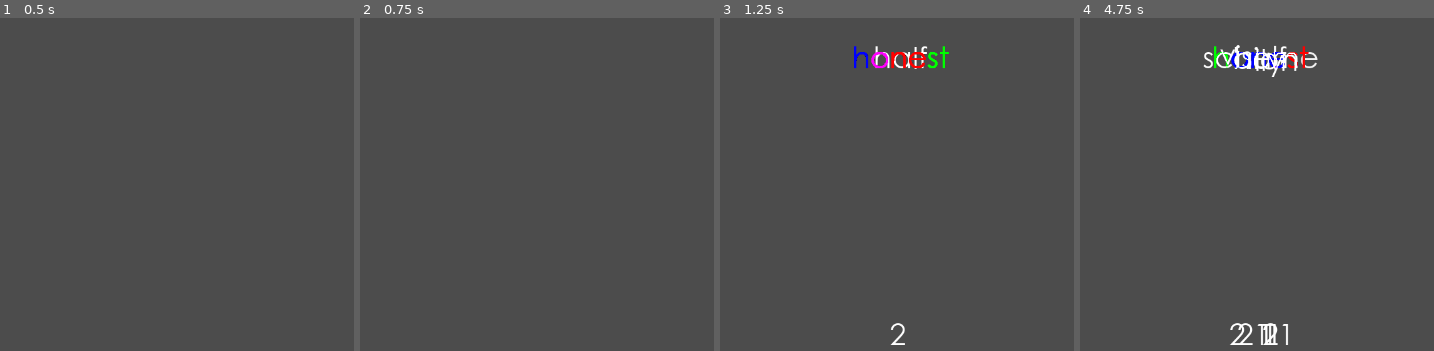
Above: before the commit, frames 1-4 (left to right).
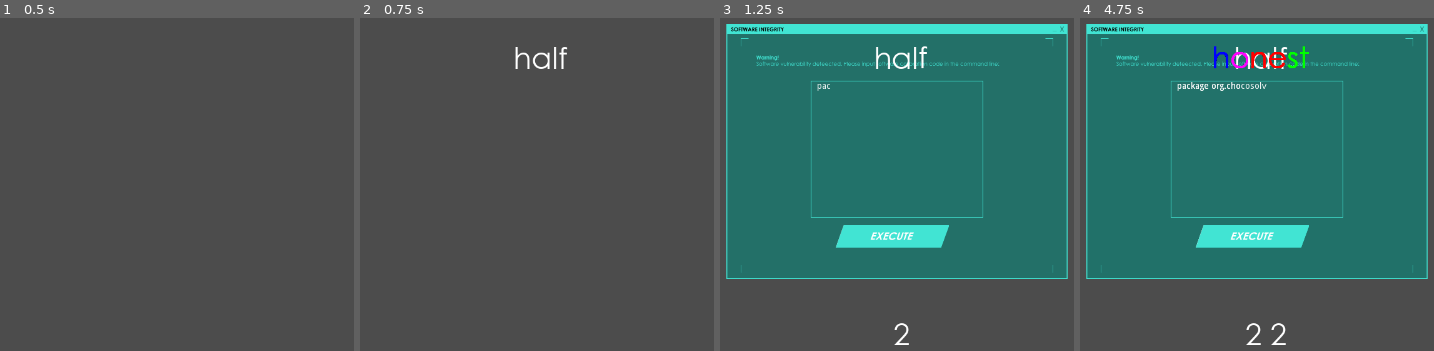
Above: after the commit, the same moments.

Repository: CoderJet/GMTK-20
Game: Godot game, scene res://src/MinigameManager.tscn
Two runs of this game, one before a commit and one after it. Both use one fixed random seed, a clock stepped at 60 frames per second and the inputs below. This scene is started directly instead of the project's main scene.
Inputs (mouse positions are in pixels of both pictures, inside the frame that each line leads up to):
- Up to frame 1 (0.5 s): no input
- Up to frame 2 (0.75 s): tap Enter at 0.5 s; tap 1 at 0.6 s
- Up to frame 3 (1.25 s): tap Space at 0.77, 1.07 s; tap 2 at 0.8 s
- Up to frame 4 (4.75 s): click (1253, 237) at 1.27 s; click (1253, 237) at 2.02 s; click (1253, 237) at 2.77 s; tap 2 at 3.6 s; tap Space at 3.77, 3.8, 4.07, 4.35 s; tap 1 at 4.55 s

Frame 1 is identical in both runs. In frame 2, 0.3% of the frame differs, in the area x 43-59%, y 8-16%; in frame 3, 74%; in frame 4, 74%, in the area x 1-99%, y 1-99%.

Commit message:
Updated MinigameManager

Diff:
--- a/src/MinigameManager.gd
+++ b/src/MinigameManager.gd
@@ -1,6 +1,7 @@
 extends Node2D
 
 onready var captchaMiniGame = preload("res://src/CaptchaGame/CaptchaGame.tscn")
+onready var buttonMashMiniGame = preload("res://src/ButtonMashGame/ButtonMashGame.tscn")
 
 ## Core functions
 func _init() -> void:
@@ -8,13 +9,19 @@
 	pass
 
 func _unhandled_key_input(event: InputEventKey) -> void:
-	if event.scancode == KEY_SPACE and event.pressed:
-		# Load a minigame randomly, for now
+	if event.scancode == KEY_1 and event.pressed:
 		var instance = captchaMiniGame.instance()
+		add_child(instance)
+	elif event.scancode == KEY_2 and event.pressed:
+		var instance = buttonMashMiniGame.instance()
 		add_child(instance)
 
 ## Public functions
 func LoadCaptcha() -> void:
-	# Load a minigame randomly, for now
 	var instance = captchaMiniGame.instance()
 	add_child(instance)
+
+
+func LoadButtonMash() -> void:
+	var instance = buttonMashMiniGame.instance()
+	add_child(instance)
--- a/src/MinigameManager.tscn
+++ b/src/MinigameManager.tscn
@@ -2,6 +2,5 @@
 
 [ext_resource path="res://src/MinigameManager.gd" type="Script" id=1]
 
-
 [node name="MinigameManager" type="Node2D"]
 script = ExtResource( 1 )
--- /dev/null
+++ b/src/SpaceMashGame/SpaceMashGame.gd
@@ -0,0 +1,16 @@
+extends Node2D
+
+
+# Declare member variables here. Examples:
+# var a: int = 2
+# var b: String = "text"
+
+
+# Called when the node enters the scene tree for the first time.
+func _ready() -> void:
+	pass # Replace with function body.
+
+
+# Called every frame. 'delta' is the elapsed time since the previous frame.
+#func _process(delta: float) -> void:
+#	pass
--- /dev/null
+++ b/src/SpaceMashGame/SpaceMashGame.tscn
@@ -0,0 +1,6 @@
+[gd_scene load_steps=2 format=2]
+
+[ext_resource path="res://src/SpaceMashGame/SpaceMashGame.gd" type="Script" id=1]
+
+[node name="SpaceMashGame" type="Node2D"]
+script = ExtResource( 1 )
